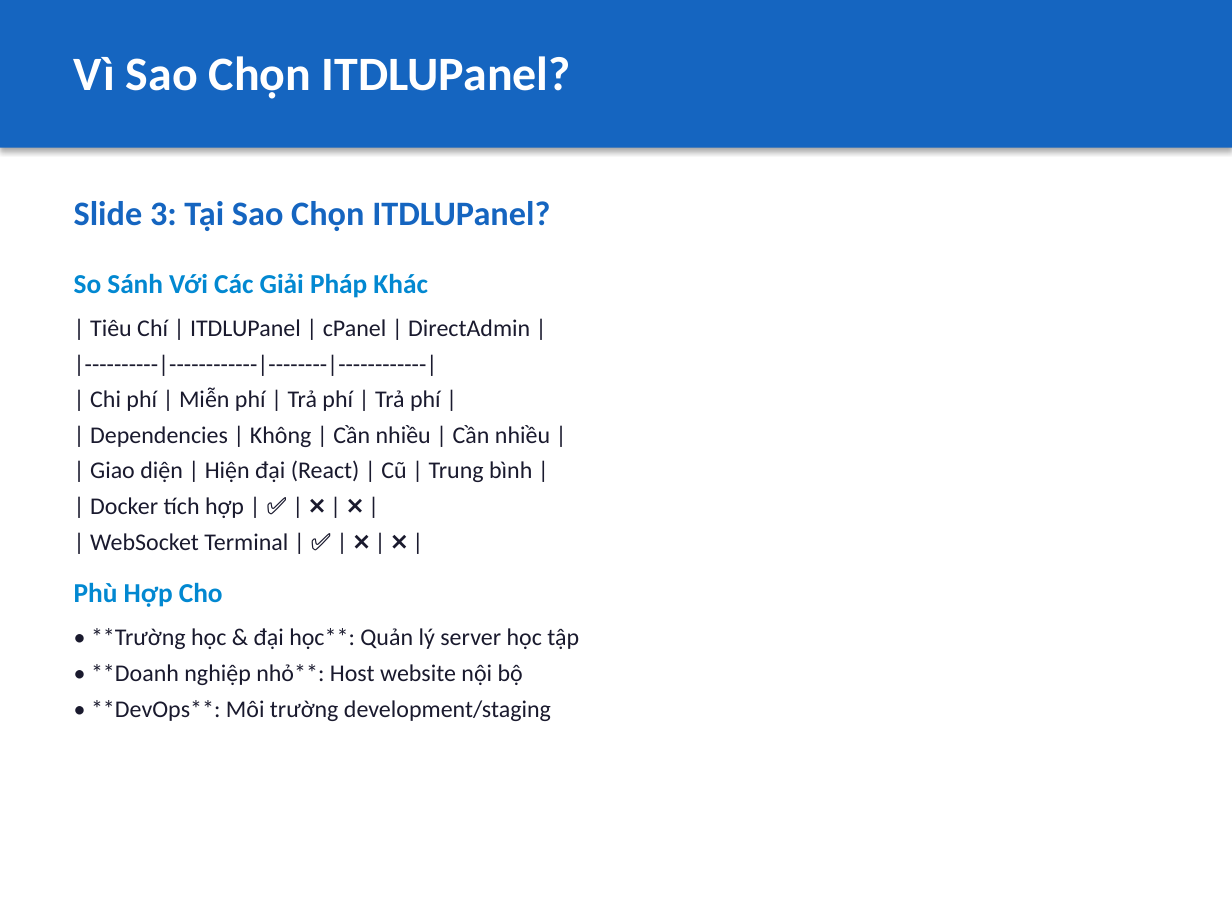
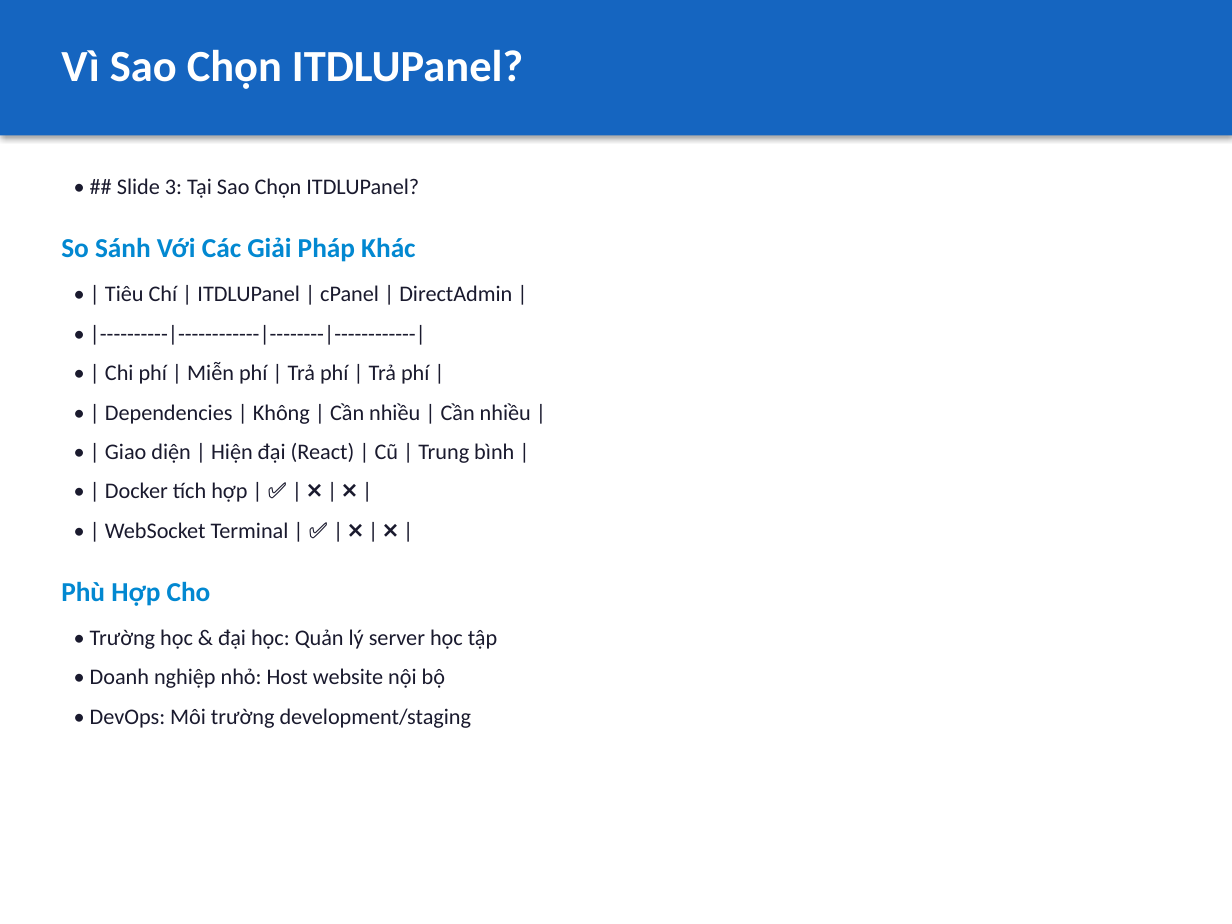
Before and after one commit to NguyenVanHuyDung/ITDLUPanel, a slide deck: slide 4 of docs/slides/01-introduction.pptx. Drawn at 1232x924 pixels with LibreOffice and Linux fonts; fonts in the diff are those of the drawing. Boxes give left, top, right and bottom in pixels: in the first picture for what was removed or moved away, otherwise in the second. Text is boxed around its words. In the diff, an @@ line names an element or a change of style, - is before the commit and + after.

```diff
--- a/docs/slides/01-introduction.pptx
+++ b/docs/slides/01-introduction.pptx
@@ rectangle: place and size @@
-rectangle at (0, 0, 1232, 148)
+rectangle at (0, 0, 1232, 136)
@@ text "Vì Sao Chọn ITDLUPanel?": place and size @@
-text "Vì Sao Chọn ITDLUPanel?" at (74, 56, 571, 99)
+text "Vì Sao Chọn ITDLUPanel?" at (61, 49, 523, 89)
@@ text "Vì Sao Chọn ITDLUPanel?" at (61, 49, 523, 89): size 28 to 26 pt @@
@@ text at (117, 178, 419, 198): text changed; size 14 to 13 pt @@
-Slide 3: Tại Sao Chọn ITDLUPanel?
-So Sánh Với Các Giải Pháp Khác
-| Tiêu Chí | ITDLUPanel | cPanel | DirectAdmin |
-|----------|------------|--------|------------|
-| Chi phí | Miễn phí | Trả phí | Trả phí |
-| Dependencies | Không | Cần nhiều | Cần nhiều |
-| Giao diện | Hiện đại (React) | Cũ | Trung bình |
-| Docker tích hợp | ✅ | ❌ | ❌ |
-| WebSocket Terminal | ✅ | ❌ | ❌ |
-Phù Hợp Cho
-• **Trường học & đại học**: Quản lý server học tập
-• **Doanh nghiệp nhỏ**: Host website nội bộ
-• **DevOps**: Môi trường development/staging
+• ## Slide 3: Tại Sao Chọn ITDLUPanel?
@@ text added at (61, 237, 415, 262), 16 pt, text #0288D1, bold @@
+So Sánh Với Các Giải Pháp Khác
@@ text added at (105, 285, 512, 301), 13 pt, text #1A1A2E @@
+• | Tiêu Chí | ITDLUPanel | cPanel | DirectAdmin |
@@ text added at (62, 313, 1170, 350), 13 pt, text #1A1A2E @@
+• |----------|------------|--------|------------|
@@ text added at (105, 362, 429, 384), 13 pt, text #1A1A2E @@
+• | Chi phí | Miễn phí | Trả phí | Trả phí |
@@ text added at (105, 403, 531, 424), 13 pt, text #1A1A2E @@
+• | Dependencies | Không | Cần nhiều | Cần nhiều |
@@ text added at (105, 443, 514, 463), 13 pt, text #1A1A2E @@
+• | Giao diện | Hiện đại (React) | Cũ | Trung bình |
@@ text added at (105, 482, 247, 502), 13 pt, text #1A1A2E @@
+• | Docker tích hợp | ✅ | ❌ | ❌ |
@@ text added at (105, 522, 289, 538), 13 pt, text #1A1A2E @@
+• | WebSocket Terminal | ✅ | ❌ | ❌ |
@@ text added at (61, 581, 211, 606), 16 pt, text #0288D1, bold @@
+Phù Hợp Cho
@@ text added at (90, 629, 498, 649), 13 pt, text #1A1A2E @@
+• Trường học & đại học: Quản lý server học tập
@@ text added at (90, 668, 445, 688), 13 pt, text #1A1A2E @@
+• Doanh nghiệp nhỏ: Host website nội bộ
@@ text added at (90, 708, 472, 728), 13 pt, text #1A1A2E @@
+• DevOps: Môi trường development/staging
```
Also in this commit, not shown: 21 other slides changed, 1 slide added, 19 other files.
